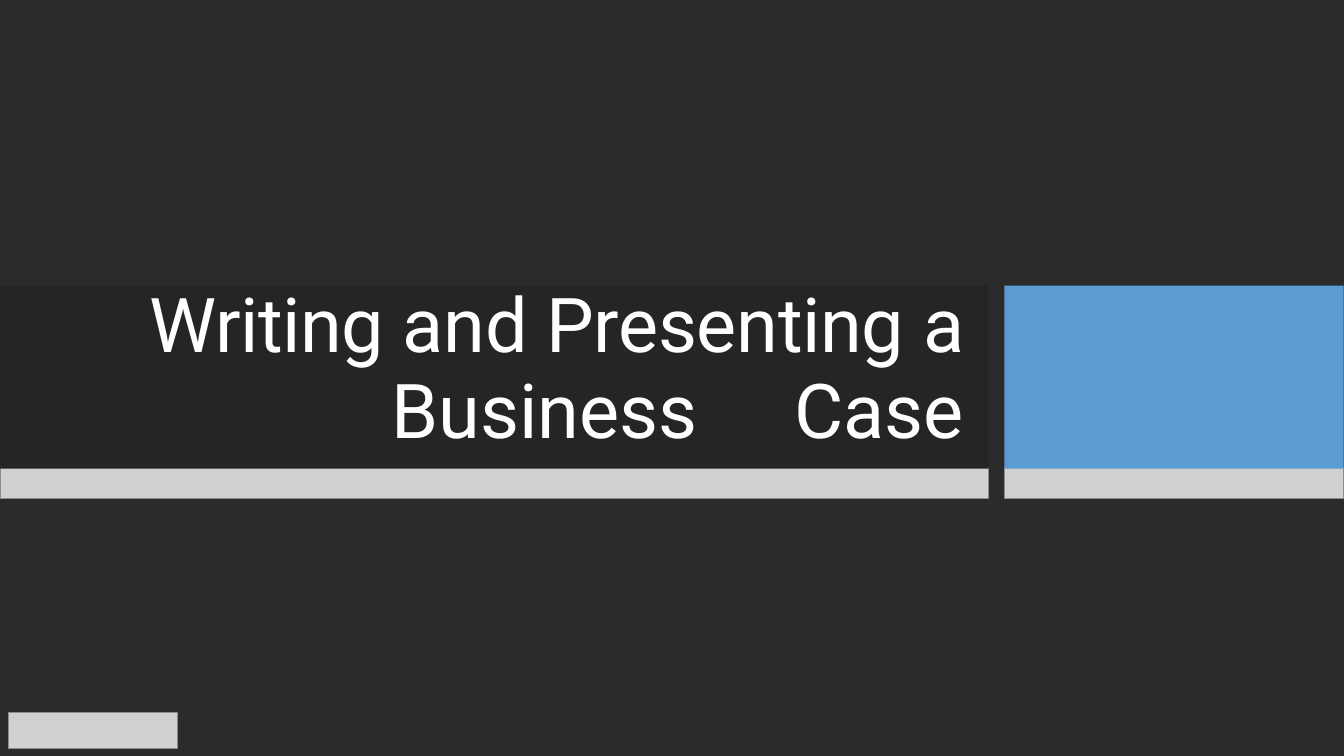
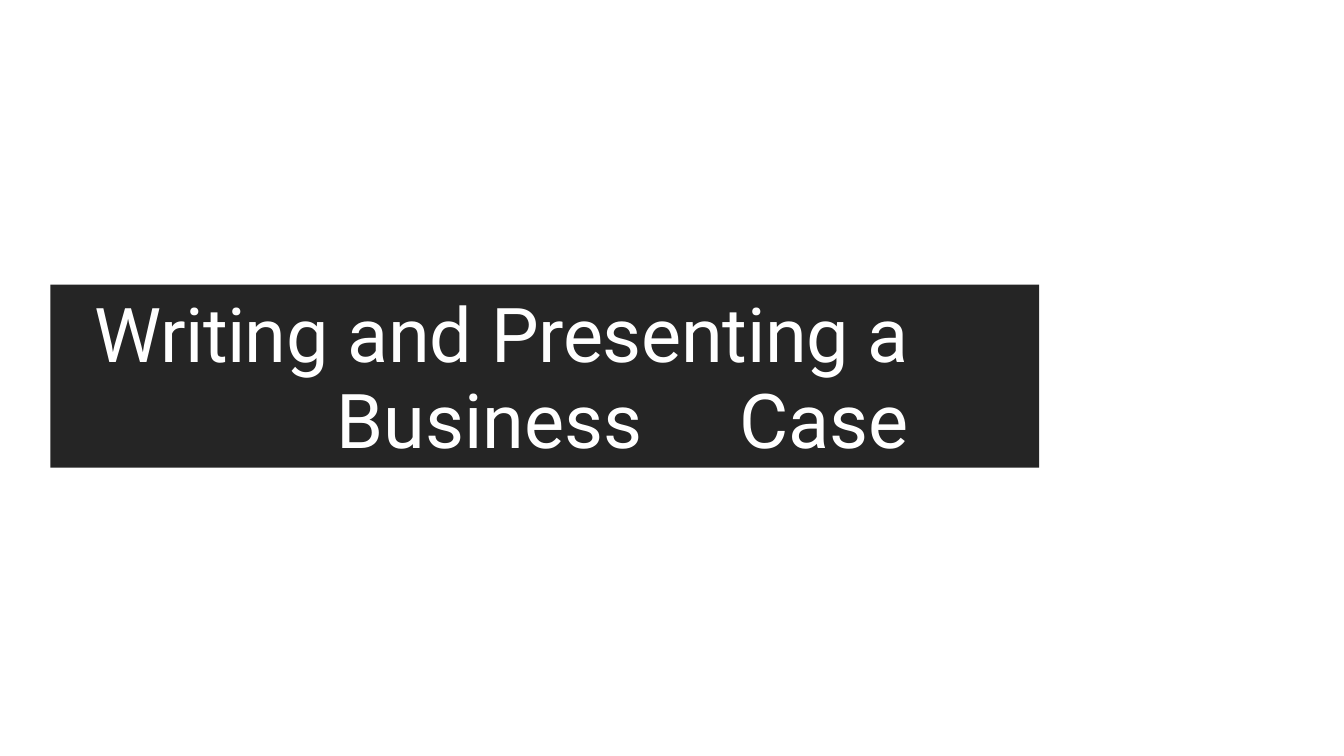
Before and after one commit to fenago/ba, a slide deck: slide 3 of 0241_RESOURCE_InitiatingAProject.pptx. Drawn at 1344x756 pixels with LibreOffice and Linux fonts; fonts in the diff are those of the drawing; grey boxes stand for pictures; background and template pictures are left out; a plain dark background stands for a picture behind light text. Boxes give left, top, right and bottom in pixels: in the first picture for what was removed or moved away, otherwise in the second. Text is boxed around its words. In the diff, an @@ line names an element or a change of style, - is before the commit and + after.

```diff
--- a/0241_RESOURCE_InitiatingAProject.pptx
+++ b/0241_RESOURCE_InitiatingAProject.pptx
@@ background picture (left out) to #FFFFFF @@
@@ freeform shape: place and size @@
-freeform shape at <box>0,285,989,469</box>
+freeform shape at <box>50,284,1040,468</box>
@@ title "Writing and Presenting a": place and size @@
-title "Writing and Presenting a" at <box>150,295,964,439</box>
+title "Writing and Presenting a" at <box>95,305,909,449</box>
@@ freeform shape removed at <box>1004,285,1344,469</box> @@
@@ picture removed at <box>0,468,989,498</box> @@
@@ picture removed at <box>1004,468,1343,498</box> @@
@@ picture removed at <box>8,713,177,748</box> @@
```
Also in this commit, not shown: 1 other slide changed, 1 slide added, 1 slide removed, 3 other files.
